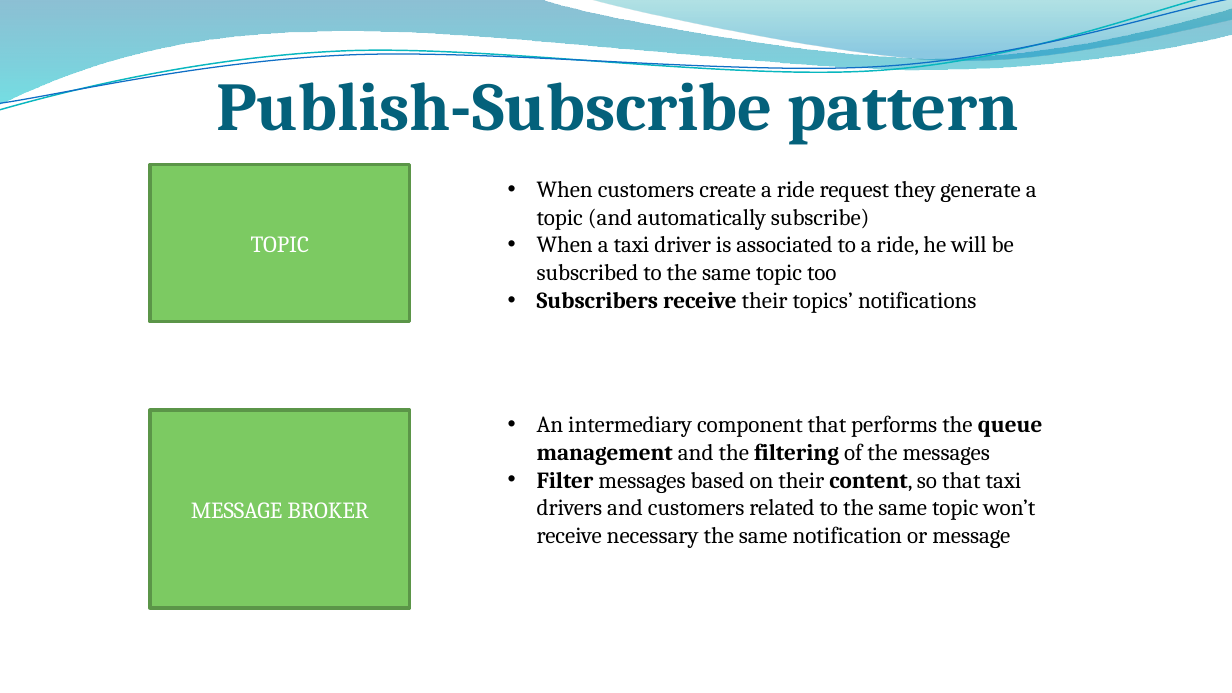
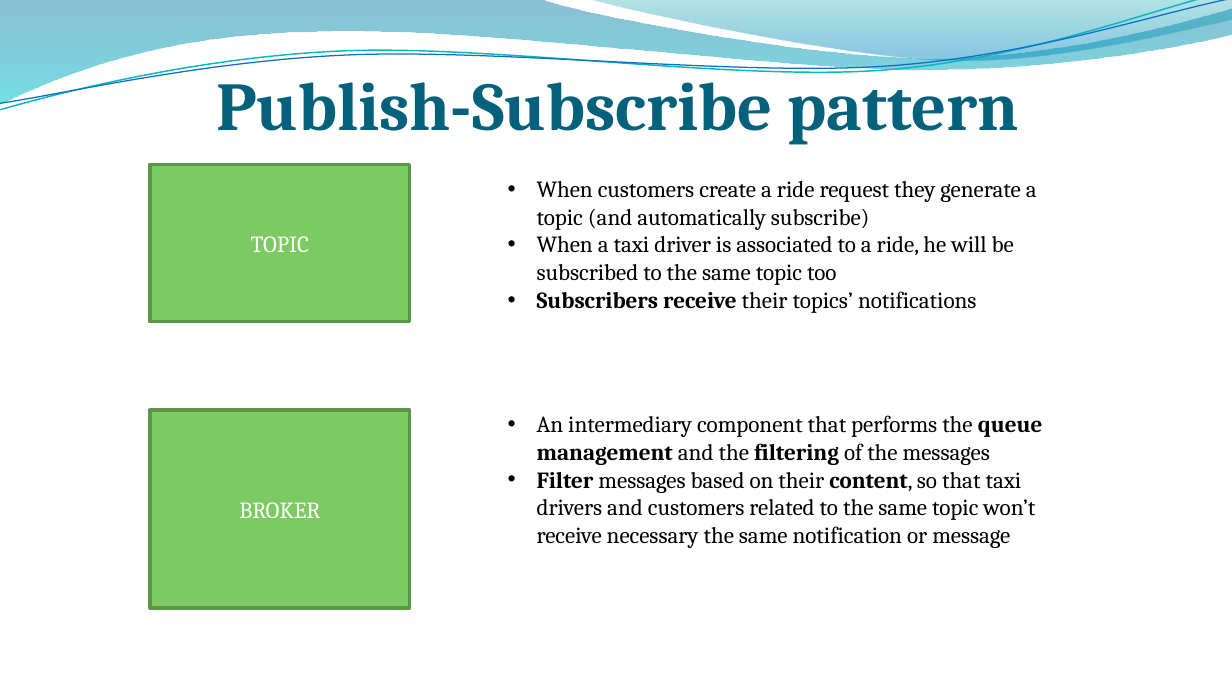
Before and after one commit to MarcoRomani/myTaxyService-SE2-PozziRomani, a slide deck: slide 8 of OtherStuff/DD final presentation 16_9.pptx. Drawn at 1232x693 pixels with LibreOffice and Linux fonts; fonts in the diff are those of the drawing; background and template pictures are left out. Boxes give left, top, right and bottom in pixels: in the first picture for what was removed or moved away, otherwise in the second. Text is boxed around its words. In the diff, an @@ line names an element or a change of style, - is before the commit and + after.

```diff
--- a/OtherStuff/DD final presentation 16_9.pptx
+++ b/OtherStuff/DD final presentation 16_9.pptx
@@ text in rectangle at box(239, 502, 321, 518): text changed @@
-MESSAGE BROKER
+BROKER
```
Also in this commit, not shown: 1 other slide changed, 1 other file.
